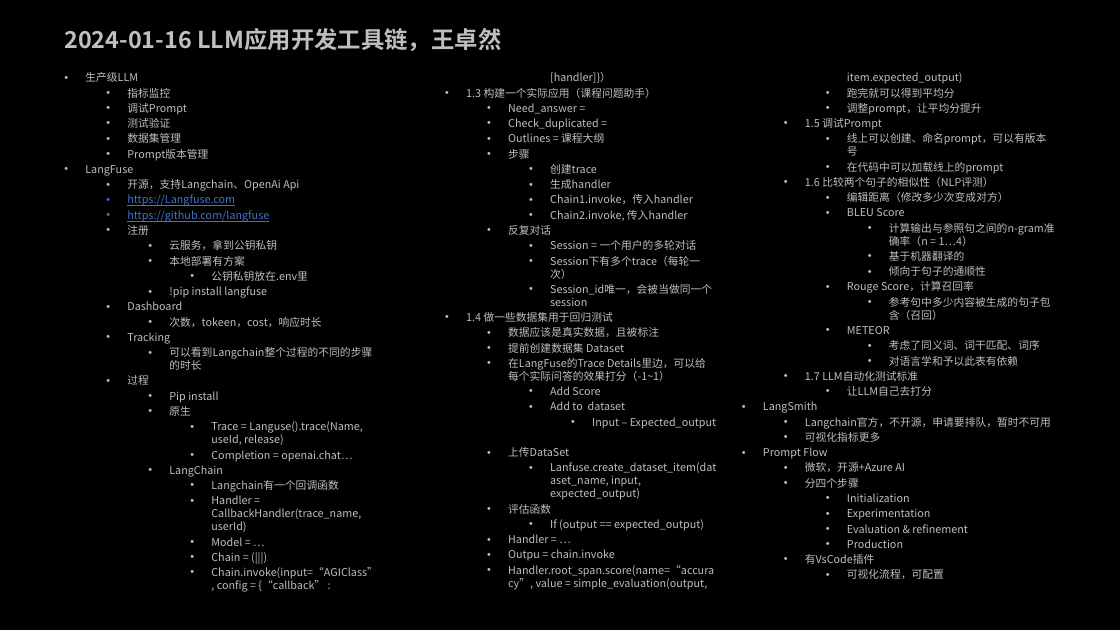
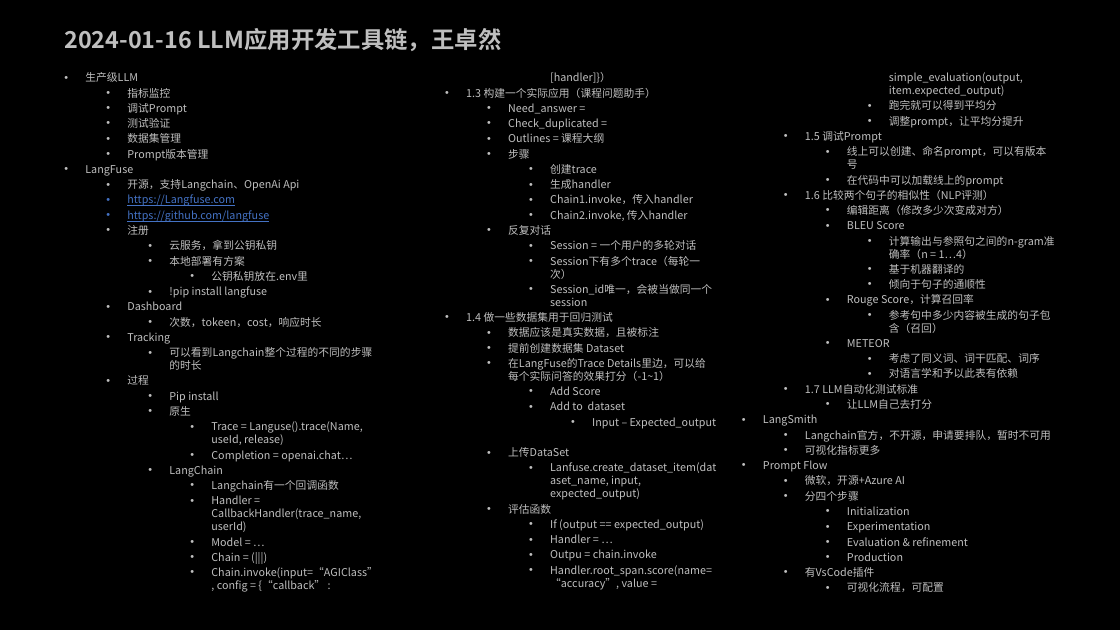
Before and after one commit to MartinChen1973/ZhihuAi, a slide deck: slide 15 of _知乎AI大模型课堂笔记.pptx. Drawn at 1120x630 pixels with LibreOffice and Linux fonts; fonts in the diff are those of the drawing. Boxes give left, top, right and bottom in pixels: in the first picture for what was removed or moved away, otherwise in the second. Text is boxed around its words. In the diff, an @@ line names an element or a change of style, - is before the commit and + after.

Commit message:
Update _知乎AI大模型课堂笔记.pptx
修改了课堂笔记中错误的缩进（对理解有影响）

```diff
--- a/_知乎AI大模型课堂笔记.pptx
+++ b/_知乎AI大模型课堂笔记.pptx
@@ text at (550,72,1024,590): list level 3 to 4 in "Handler = …"; list level 3 to 4 in "Outpu = chain.invoke"; list level 3 to 4 in "Handler.root_span.score(name=“accuracy”, value = simple_eval ..."; list level 3 to 4 in "跑完就可以得到平均分"; list level 3 to 4 in "调整prompt，让平均分提升" @@
```
